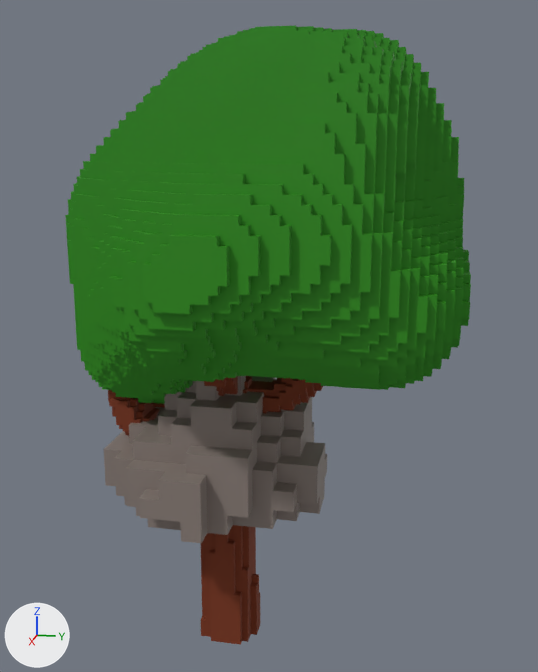
The FBX model Assets/FBX/Park/Tree1.fbx: old version first, new version second.
Camera for both pictures: a 50 mm camera at (4.25, 1.15, 1.79) aimed at (-0.12, 0.28, 0.7). Every picture has the same lights, and +X, +Y and +Z are marked at lower left. The picture after the commit comes second. Where no turn or scale is listed for an object, it has been applied to the vertices.
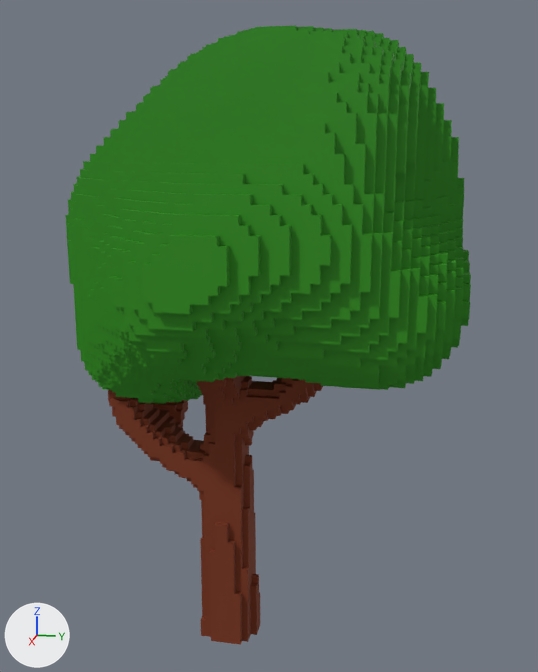
Location of each change, [x1, y1, x2, y2] in pixels of the pictures (538 x 672 px):
'Cube.068', deleted
    before: [104, 376, 327, 543]

Edits to the bpy script that builds the scene:
```text
Remove ob_cube_068:
    ob_cube_068 = bpy.data.objects.new('Cube.068', me_cube_072)
    ob_cube_068.location = (0.0, 0.0, 0.0)
```
